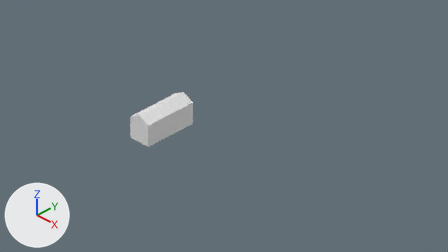
The Blender file Assets/Blender/Industries/factory.blend: old version first, new version second.
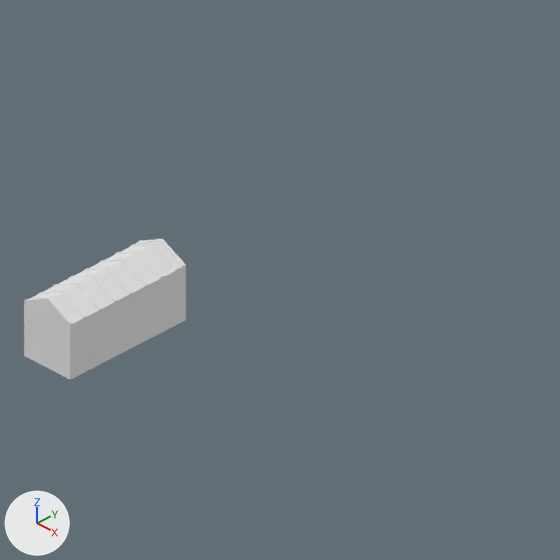
Old and new are each drawn from the file's camera 'Camera' and again close up on the part from 27% to 75% of the width and 0% to 86% of the height. The axes (+X, +Y, +Z) are drawn at lower left. The lights are the same throughout.

In view in the first close-up: 'factorybuilding1'.
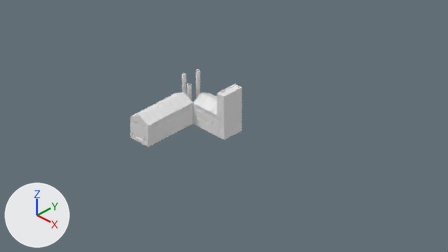
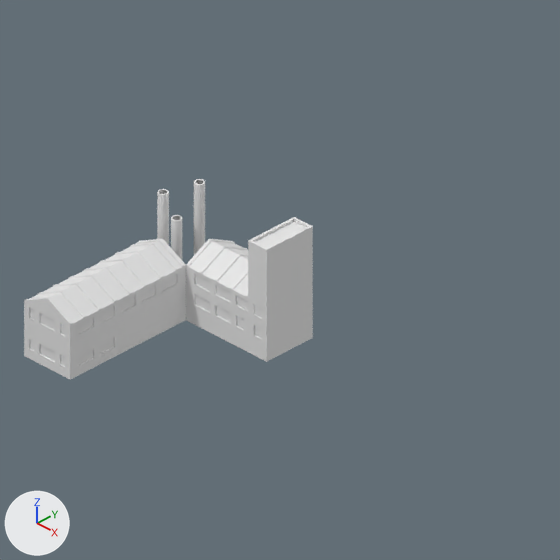
The newer file is also turned or shifted as a whole; pictures and numbers use the older file's frame.

The change, as a list of edits to the scene's bpy script:
```text
Add me_cylinder_002:
    me_cylinder_002.from_pydata(...)  # 288 vertices, 195 faces; spans x -1.0..4.29, y -1.0..6.55, z -1.0..1.12
Add me_cube_003:
    me_cube_003.from_pydata(...)  # 313 vertices, 276 faces; spans x -1.75..-0.62, y -3.91..-1.94, z 0.0..2.25
    me_cube_003.materials.append(mat_material)  # white #e7e7e7
Add ob_smokestacks:
    ob_smokestacks = bpy.data.objects.new('smokestacks', me_cylinder_002)
    ob_smokestacks.location = (-1.53, -0.7, 1.02)
    ob_smokestacks.scale = (0.1, 0.1, 1.0)
Add ob_factorybuilding2:
    ob_factorybuilding2 = bpy.data.objects.new('factorybuilding2', me_cube_003)
    ob_factorybuilding2.location = (3.32, -1.71, 0.03)
    ob_factorybuilding2.rotation_euler = (0.0, 0.0, -1.571)  # degrees (0, 0, -90)
```

Location of each change, [x1, y1, x2, y2] in pixels of the close-ups (560 x 560 px):
'factorybuilding2', added: after [186, 217, 313, 362]
'smokestacks', added: after [157, 179, 205, 260]
